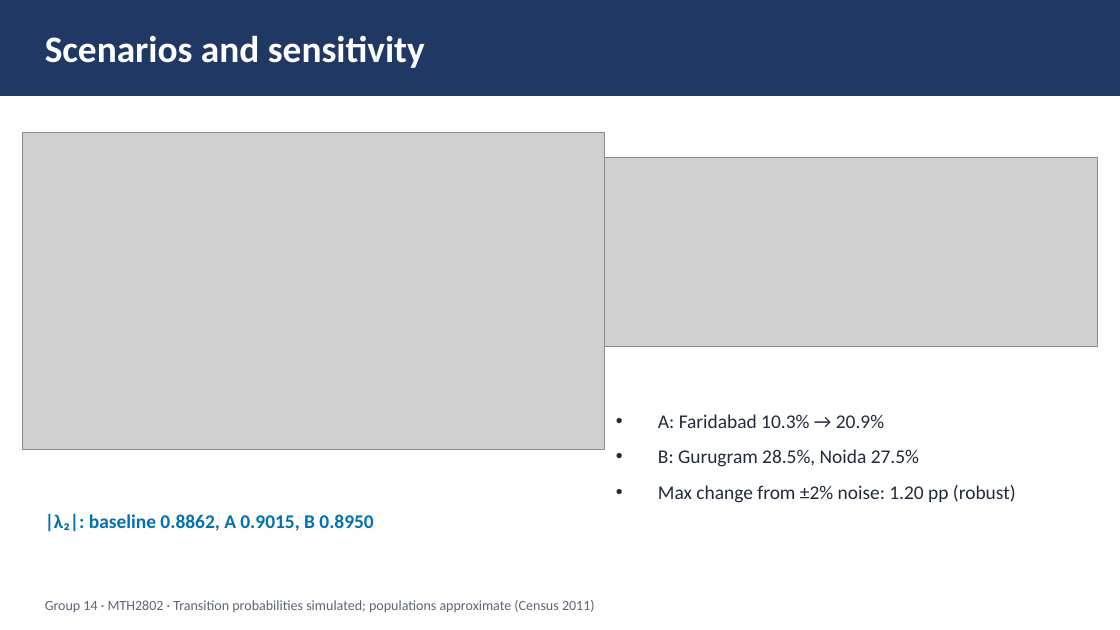
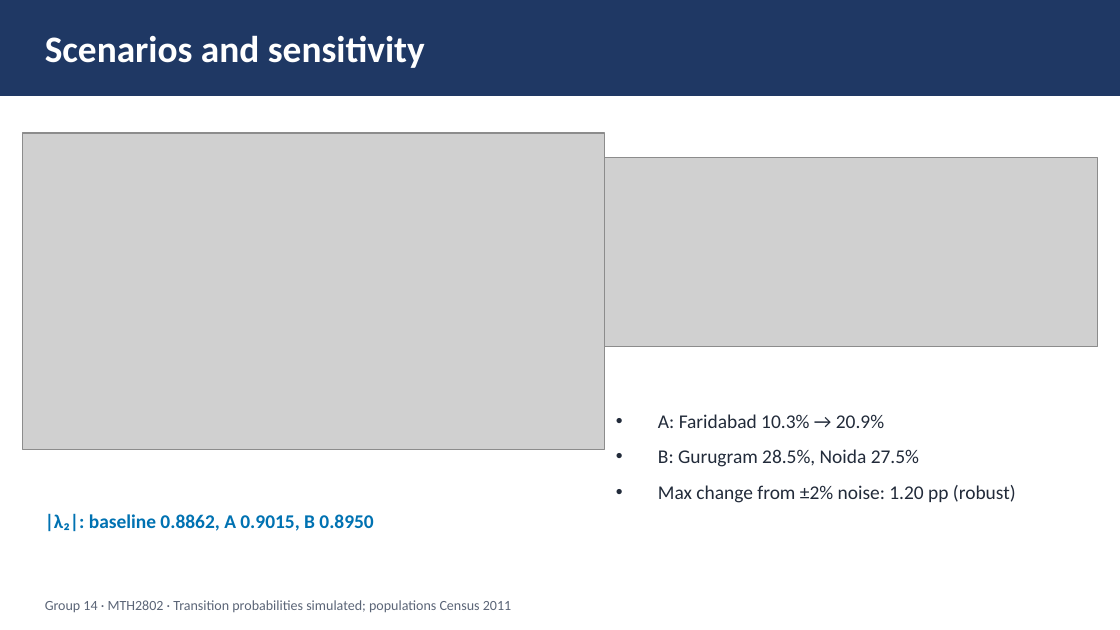
Before and after one commit to CRYPT-hack/population-prediction-, a slide deck: slide 6 of submission/Group14_Slides.pptx. Drawn at 1120x630 pixels with LibreOffice and Linux fonts; fonts in the diff are those of the drawing; grey boxes stand for pictures. Boxes give left, top, right and bottom in pixels: in the first picture for what was removed or moved away, otherwise in the second. Text is boxed around its words. In the diff, an @@ line names an element or a change of style, - is before the commit and + after.

```diff
--- a/submission/Group14_Slides.pptx
+++ b/submission/Group14_Slides.pptx
@@ text at (x1=45, y1=600, x2=511, y2=613): text changed @@
-Group 14 · MTH2802 · Transition probabilities simulated; populations approximate (Census 2011)
+Group 14 · MTH2802 · Transition probabilities simulated; populations Census 2011
```
Also in this commit, not shown: 5 other slides changed.
